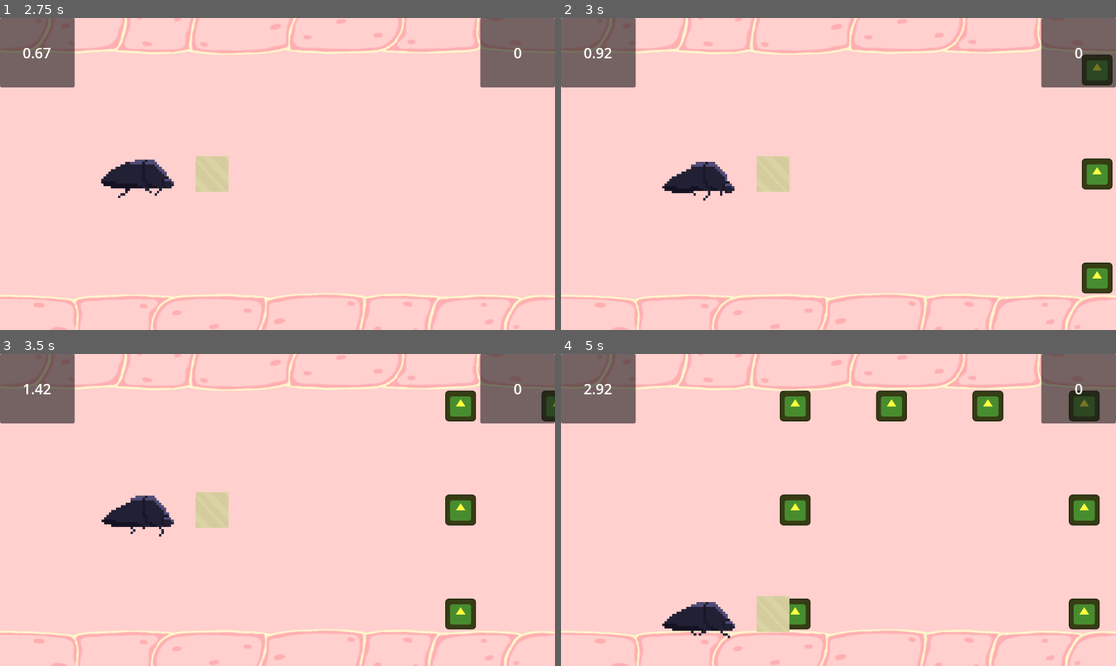
Above: before the commit, frames 1-4 (two rows, left to right).
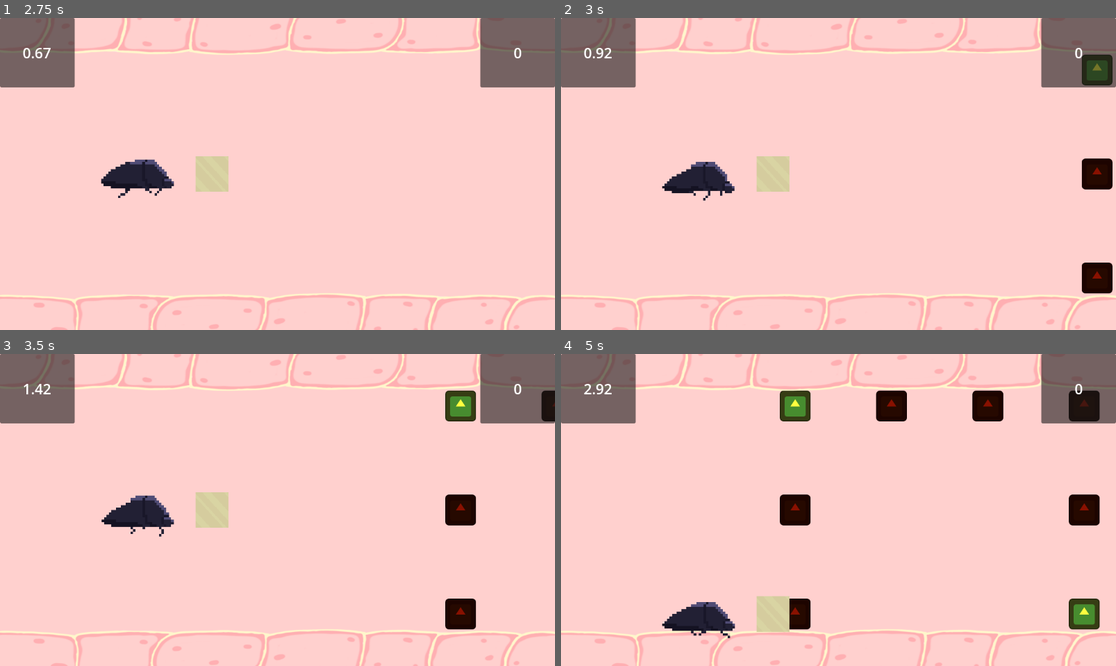
Above: after the commit, the same moments.

Repository: milnej/EscapeFromFrog
Game: Godot game, scene res://Scene/menu.tscn
The game is run twice, just before and just after one commit, with the same random seed, the same clock (stepped at 60 frames per second) and the same inputs. The engine's default icon, where the game draws it, is replaced by a stand-in: a white triangle on a blue panel in a dark square.
Inputs:
- Up to frame 1 (2.75 s): click "Settings" at 0.5 s; click "Credits" at 1.25 s; click "Start" at 2 s
- Up to frame 2 (3 s): hold L (note_right) from 2.78 s (still down); tap Space (beetle_attack) at 2.85 s
- Up to frame 3 (3.5 s): keep holding L (note_right)
- Up to frame 4 (5 s): release L (note_right) at 3.53 s; hold S (beetle_down) 3.53-4.28 s; tap Space (beetle_attack) at 3.6, 4.35 s; hold L (note_right) from 4.28 s (still down)

Frame 1 is identical in both runs. In frame 2, 1.1% of the frame differs, in the area x 93-100%, y 44-89%; in frame 3, 1.2%; in frame 4, 2.8%, in the area x 39-97%, y 11-89%.

Commit message:
color changes

Diff:
--- a/Scene/beetle_trapped.tscn
+++ b/Scene/beetle_trapped.tscn
@@ -10,7 +10,7 @@
 script = ExtResource("1_q5tcs")
 
 [node name="Sprite2D" type="Sprite2D" parent="."]
-modulate = Color(1, 1, 0.247059, 1)
+modulate = Color(0.0470588, 0.282353, 0.494118, 1)
 scale = Vector2(0.5, 0.5)
 texture = ExtResource("2_xxukw")
 
--- /dev/null
+++ b/Scene/credits.tscn
@@ -0,0 +1,9 @@
+[gd_scene format=3 uid="uid://ctum5q5u2t5nd"]
+
+[node name="Credits" type="Control"]
+layout_mode = 3
+anchors_preset = 15
+anchor_right = 1.0
+anchor_bottom = 1.0
+grow_horizontal = 2
+grow_vertical = 2
--- a/Scene/menu.tscn
+++ b/Scene/menu.tscn
@@ -35,3 +35,6 @@
 text = "Quit"
 
 [connection signal="pressed" from="VBoxContainer/Start" to="." method="_on_start_pressed"]
+[connection signal="pressed" from="VBoxContainer/Settings" to="." method="_on_settings_pressed"]
+[connection signal="pressed" from="VBoxContainer/Credits" to="." method="_on_credits_pressed"]
+[connection signal="pressed" from="VBoxContainer/Quit" to="." method="_on_quit_pressed"]
--- a/Scene/unbreakable_flesh.tscn
+++ b/Scene/unbreakable_flesh.tscn
@@ -10,7 +10,7 @@
 script = ExtResource("1_klm06")
 
 [node name="Sprite2D" type="Sprite2D" parent="."]
-modulate = Color(1, 1, 0.247059, 1)
+modulate = Color(0.537255, 0.0666667, 0, 1)
 scale = Vector2(0.5, 0.5)
 texture = ExtResource("2_c6od4")
 
@@ -19,6 +19,7 @@
 
 [node name="CollisionShape2D" type="CollisionShape2D" parent="Sprite2D/Area2D"]
 shape = SubResource("RectangleShape2D_yf74h")
+debug_color = Color(0.94902, 0.184314, 0.341176, 0.419608)
 
 [connection signal="area_entered" from="Sprite2D/Area2D" to="." method="_on_area_2d_area_entered"]
 [connection signal="area_exited" from="Sprite2D/Area2D" to="." method="_on_area_2d_area_exited"]
--- a/Scripts/menu.gd
+++ b/Scripts/menu.gd
@@ -13,3 +13,16 @@
 
 func _on_start_pressed():
 	get_tree().change_scene_to_file("res://Scene/guts.tscn")
+
+
+func _on_quit_pressed():
+	get_tree().quit()
+
+
+func _on_credits_pressed():
+	#var credits = load().instance()
+	pass
+
+
+func _on_settings_pressed():
+	pass # Replace with function body.
